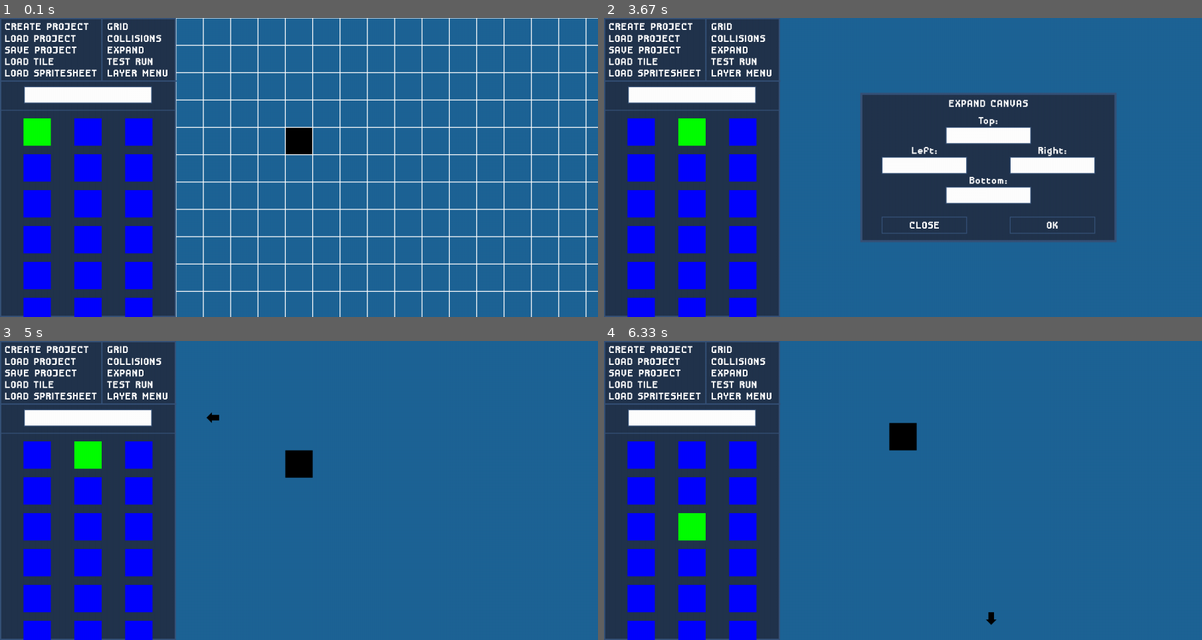
Above: before the commit, frames 1-4 (two rows, left to right).
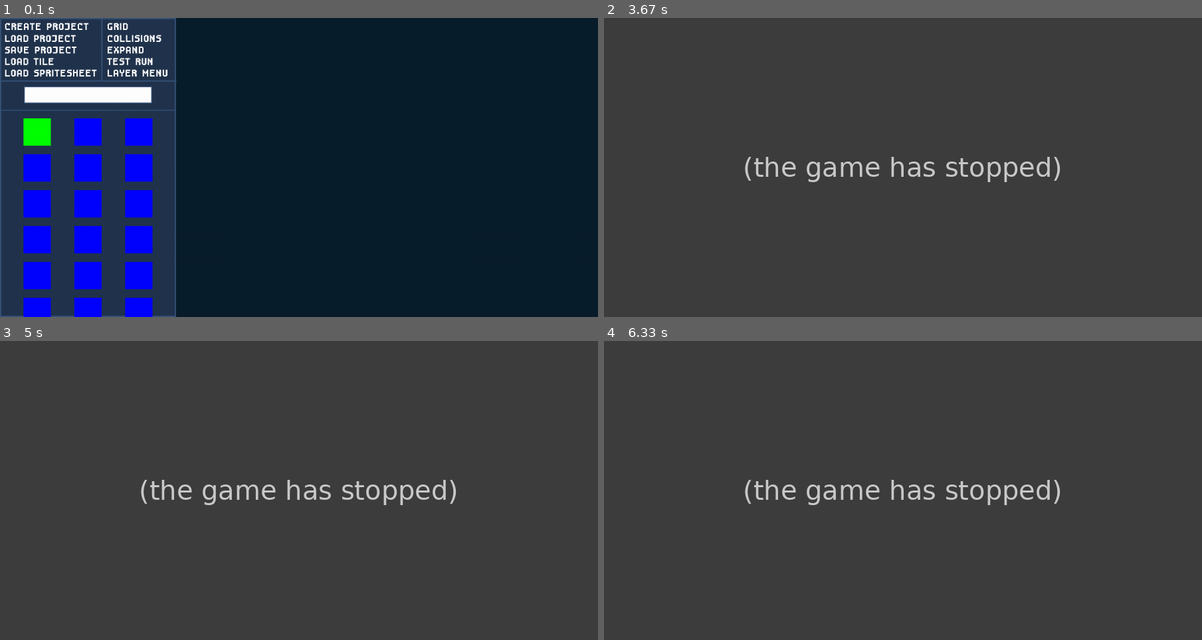
Above: after the commit, the same moments.

Repository: ImYourDope/PyGameLevelDesigner
Game: pygame game, started from main.py
Two runs of this game, one before a commit and one after it. Both use one fixed random seed, a clock stepped at 60 frames per second and the inputs below.
Inputs (mouse positions are in pixels of both pictures, inside the frame that each line leads up to):
- Up to frame 1 (0.1 s): no input
- Up to frame 2 (3.67 s): press the mouse at (681, 137) at 0.37 s; move the mouse to (741, 188) at 0.47 s; release the mouse at (801, 239) at 0.6 s; click (992, 38) at 0.72 s; click (992, 296) at 1.05 s; press the mouse at (747, 71) at 1.37 s; move the mouse to (908, 107) at 1.47 s; release the mouse at (1070, 140) at 1.6 s; click (1178, 167) at 1.72 s; click "GRID" at 2.05 s; click "EXPAND" at 2.38 s; press the mouse at (986, 134) at 2.7 s; move the mouse to (1034, 170) at 2.8 s; release the mouse at (1076, 206) at 2.93 s; click (1034, 167) at 3.05 s; press the mouse at (1052, 224) at 3.37 s; move the mouse to (920, 188) at 3.47 s; release the mouse at (783, 152) at 3.6 s
- Up to frame 3 (5 s): press the mouse at (322, 487) at 4.27 s; move the mouse to (257, 523) at 4.37 s; release the mouse at (197, 556) at 4.5 s; press the mouse at (293, 544) at 4.6 s; move the mouse to (203, 499) at 4.7 s; release the mouse at (107, 451) at 4.83 s; click (215, 418) at 4.95 s
- Up to frame 4 (6.33 s): press the mouse at (651, 349) at 5.27 s; move the mouse to (867, 400) at 5.37 s; release the mouse at (1088, 451) at 5.5 s; click (903, 538) at 5.62 s; press the mouse at (693, 535) at 5.93 s; move the mouse to (693, 547) at 6.03 s; release the mouse at (693, 559) at 6.17 s; press the mouse at (992, 619) at 6.27 s

The runs differ from the first frame. In frame 1, 71% of the frame differs, in the area x 29-100%, y 0-100%; in frame 2, 100%; in frame 3, 100%, in the area x 0-100%, y 0-100%; in frame 4, 100%.
Error after the commit: AttributeError: 'NoneType' object has no attribute 'expand' (__init__.py line 19); the game stopped at 3.37 s (later frames are placeholders)

Commit message:
Expanding grid

Diff:
--- a/DOM/LayoutManager.py
+++ b/DOM/LayoutManager.py
@@ -6,6 +6,7 @@
 
     def push(self, layout):
         if self.last() is not None:
+            print(self.last())
             self.last().disable()
         self.layouts.append(layout)
 
--- a/EventManager.py
+++ b/EventManager.py
@@ -42,4 +42,6 @@
         self.dom_elements[key]['callbacks'] = []
 
 
-eventManager = EventManager()
+event_manager = EventManager()
+event_manager.project_created = False
+event_manager.project_name = ''
--- a/Interface/Grid.py
+++ b/Interface/Grid.py
@@ -1,26 +1,23 @@
-from DOM.ElementInterface import ElementInterface
-from userinput import *
 from settings import *
 
-grid = pygame.Surface((canvas_width + 2, canvas_height + 2))
-grid.fill(grid_colorkey)
 
+class Grid:
+    def __init__(self, canvas):
+        self.canvas = canvas
+        self.grid = pygame.Surface((self.canvas.width + 2, self.canvas.height + 2))
+        self.grid.fill(grid_colorkey)
 
-class Grid(ElementInterface):
-    def __init__(self, properties):
-        pass
+    def draw(self):
+        for column in range(0, self.canvas.width_in_tiles + 1):
+            pygame.draw.line(self.grid, grid_color, (column * tile_size, 0), (column * tile_size, self.canvas.height),
+                             grid_thickness)
+        for row in range(0, self.canvas.height_in_tiles + 1):
+            pygame.draw.line(self.grid, grid_color, (0, row * tile_size), (self.canvas.width, row * tile_size),
+                             grid_thickness)
+        self.grid.set_colorkey(grid_colorkey)
+        self.canvas.screen.blit(self.grid, (self.canvas.pos[0] - 1, self.canvas.pos[1] - 1))
 
-    def draw(self, screen):
-        for column in range(0, canvas_width_in_tiles + 1):
-            pygame.draw.line(grid, grid_color, (column * tile_size, 0), (column * tile_size, canvas_height),
-                             grid_thickness)
-        for row in range(0, canvas_height_in_tiles + 1):
-            pygame.draw.line(grid, grid_color, (0, row * tile_size), (canvas_width, row * tile_size), grid_thickness)
-        grid.set_colorkey(grid_colorkey)
-        screen.blit(grid, (canvas_pos[0] - 1, canvas_pos[1] - 1))
-
-    def mouse_collision(self, pos):
-        return False
-
-    def toggle_grid(self, e):
-        eventManager.grid_on = not eventManager.grid_on
+    @staticmethod
+    def toggle_grid(_):
+        event_manager.grid_on = not event_manager.grid_on
+        print(event_manager.grid_on)
--- a/Interface/toggle.py
+++ b/Interface/toggle.py
@@ -1,6 +1,6 @@
 from .Button import Button
 
-from EventManager import eventManager
+from EventManager import event_manager
 
 
 class Toggle(Button):
--- a/canvas.py
+++ b/canvas.py
@@ -1,9 +1,5 @@
-from userinput import *
 from settings import *
 
-canvas = pygame.Surface((canvas_width, canvas_height))
-canvas.fill(canvas_default_color)
-pygame.draw.rect(canvas, 'black', (tile_size * 4, tile_size * 4, tile_size, tile_size))
 right_arrow_cursor = None
 left_arrow_cursor = None
 top_arrow_cursor = None
@@ -20,56 +16,92 @@
     bottom_arrow_cursor = pygame.transform.rotate(arrow_cursor, 90)
 
 
-def draw_canvas(screen):
-    screen.blit(canvas, (canvas_pos[0], canvas_pos[1]))
+class Canvas:
+    def __init__(self, screen, width_in_tiles, height_in_tiles):
+        self.screen = screen
+        self.pos = [left_margin, 0]
+        self.width_in_tiles = width_in_tiles
+        self.height_in_tiles = height_in_tiles
+        self.width = self.width_in_tiles * tile_size
+        self.height = self.height_in_tiles * tile_size
+        self.canvas = pygame.Surface((self.width, self.height))
+        self.canvas.fill(canvas_default_color)
 
+    def draw(self):
+        self.screen.blit(self.canvas, self.pos)
 
-def scroll_canvas(event):
-    if top_scrolling_rect.collidepoint(pygame.mouse.get_pos()) and \
-            canvas_pos[1] < editing_screen_rect.top + void_margin:
-        if event.type == pygame.MOUSEBUTTONDOWN:
-            if pygame.mouse.get_pressed()[0]:
-                canvas_pos[1] += tile_size
+    def scroll(self, event):
+        if top_scrolling_rect.collidepoint(pygame.mouse.get_pos()) and \
+                self.pos[1] < editing_screen_rect.top + void_margin:
+            if event.type == pygame.MOUSEBUTTONDOWN:
+                if pygame.mouse.get_pressed()[0]:
+                    self.pos[1] += tile_size
 
-    if bottom_scrolling_rect.collidepoint(pygame.mouse.get_pos()) and \
-            canvas_pos[1] + canvas_height + void_margin > editing_screen_rect.bottom:
-        if event.type == pygame.MOUSEBUTTONDOWN:
-            if pygame.mouse.get_pressed()[0]:
-                canvas_pos[1] -= tile_size
+        if bottom_scrolling_rect.collidepoint(pygame.mouse.get_pos()) and \
+                self.pos[1] + self.height + void_margin > editing_screen_rect.bottom:
+            if event.type == pygame.MOUSEBUTTONDOWN:
+                if pygame.mouse.get_pressed()[0]:
+                    self.pos[1] -= tile_size
 
-    if right_scrolling_rect.collidepoint(pygame.mouse.get_pos()) and \
-            canvas_pos[0] + canvas_width + void_margin > editing_screen_rect.right:
-        if event.type == pygame.MOUSEBUTTONDOWN:
-            if pygame.mouse.get_pressed()[0]:
-                canvas_pos[0] -= tile_size
+        if right_scrolling_rect.collidepoint(pygame.mouse.get_pos()) and \
+                self.pos[0] + self.width + void_margin > editing_screen_rect.right:
+            if event.type == pygame.MOUSEBUTTONDOWN:
+                if pygame.mouse.get_pressed()[0]:
+                    self.pos[0] -= tile_size
 
-    if left_scrolling_rect.collidepoint(pygame.mouse.get_pos()) and \
-            canvas_pos[0] < editing_screen_rect.left + void_margin:
-        if event.type == pygame.MOUSEBUTTONDOWN:
-            if pygame.mouse.get_pressed()[0]:
-                canvas_pos[0] += tile_size
+        if left_scrolling_rect.collidepoint(pygame.mouse.get_pos()) and \
+                self.pos[0] < editing_screen_rect.left + void_margin:
+            if event.type == pygame.MOUSEBUTTONDOWN:
+                if pygame.mouse.get_pressed()[0]:
+                    self.pos[0] += tile_size
 
+    def draw_scrolling_cursor(self):
+        if top_scrolling_rect.collidepoint(pygame.mouse.get_pos()) and \
+                self.pos[1] < editing_screen_rect.top + void_margin:
+            pygame.mouse.set_visible(False)
+            self.screen.blit(top_arrow_cursor, (pygame.mouse.get_pos()[0] - arrow_cursor_size / 2,
+                                                pygame.mouse.get_pos()[1] - arrow_cursor_size / 2))
+        elif bottom_scrolling_rect.collidepoint(pygame.mouse.get_pos()) and \
+                self.pos[1] + self.height + void_margin > editing_screen_rect.bottom:
+            pygame.mouse.set_visible(False)
+            self.screen.blit(bottom_arrow_cursor, (pygame.mouse.get_pos()[0] - arrow_cursor_size / 2,
+                                                   pygame.mouse.get_pos()[1] - arrow_cursor_size / 2))
+        elif left_scrolling_rect.collidepoint(pygame.mouse.get_pos()) and \
+                self.pos[0] < editing_screen_rect.left + void_margin:
+            pygame.mouse.set_visible(False)
+            self.screen.blit(left_arrow_cursor, (pygame.mouse.get_pos()[0] - arrow_cursor_size / 2,
+                                                 pygame.mouse.get_pos()[1] - arrow_cursor_size / 2))
+        elif right_scrolling_rect.collidepoint(pygame.mouse.get_pos()) and \
+                self.pos[0] + self.width + void_margin > editing_screen_rect.right:
+            pygame.mouse.set_visible(False)
+            self.screen.blit(right_arrow_cursor, (pygame.mouse.get_pos()[0] - arrow_cursor_size / 2,
+                                                  pygame.mouse.get_pos()[1] - arrow_cursor_size / 2))
+        else:
+            pygame.mouse.set_visible(True)
 
-def draw_scrolling_cursor(screen):
-    if top_scrolling_rect.collidepoint(pygame.mouse.get_pos()) and \
-            canvas_pos[1] < editing_screen_rect.top + void_margin:
-        pygame.mouse.set_visible(False)
-        screen.blit(top_arrow_cursor, (pygame.mouse.get_pos()[0] - arrow_cursor_size / 2,
-                                       pygame.mouse.get_pos()[1] - arrow_cursor_size / 2))
-    elif bottom_scrolling_rect.collidepoint(pygame.mouse.get_pos()) and \
-            canvas_pos[1] + canvas_height + void_margin > editing_screen_rect.bottom:
-        pygame.mouse.set_visible(False)
-        screen.blit(bottom_arrow_cursor, (pygame.mouse.get_pos()[0] - arrow_cursor_size / 2,
-                                          pygame.mouse.get_pos()[1] - arrow_cursor_size / 2))
-    elif left_scrolling_rect.collidepoint(pygame.mouse.get_pos()) and \
-            canvas_pos[0] < editing_screen_rect.left + void_margin:
-        pygame.mouse.set_visible(False)
-        screen.blit(left_arrow_cursor, (pygame.mouse.get_pos()[0] - arrow_cursor_size / 2,
-                                        pygame.mouse.get_pos()[1] - arrow_cursor_size / 2))
-    elif right_scrolling_rect.collidepoint(pygame.mouse.get_pos()) and \
-            canvas_pos[0] + canvas_width + void_margin > editing_screen_rect.right:
-        pygame.mouse.set_visible(False)
-        screen.blit(right_arrow_cursor, (pygame.mouse.get_pos()[0] - arrow_cursor_size / 2,
-                                         pygame.mouse.get_pos()[1] - arrow_cursor_size / 2))
-    else:
-        pygame.mouse.set_visible(True)
+    def expand(self, left_in_tiles, right_in_tiles, top_in_tiles, bottom_in_tiles):
+        left = left_in_tiles * tile_size
+        right = right_in_tiles * tile_size
+        top = top_in_tiles * tile_size
+        bottom = bottom_in_tiles * tile_size
+        self.height += top + bottom
+        self.width += left + right
+        canvas_new = pygame.Surface((self.width, self.height))
+        canvas_new.fill(canvas_default_color)
+        self.pos = [self.pos[0] - left, self.pos[1] - top]
+        if top < 0:
+            self.canvas = self.canvas.subsurface((0, -top, self.canvas.get_width(), self.canvas.get_height() + top))
+            top = 0
+        if bottom < 0:
+            self.canvas = self.canvas.subsurface((0, 0, self.canvas.get_width(), self.canvas.get_height() + bottom))
+        if left < 0:
+            self.canvas = self.canvas.subsurface((-left, 0, self.canvas.get_width() + left, self.canvas.get_height()))
+            left = 0
+        if right < 0:
+            self.canvas = self.canvas.subsurface((0, 0, self.canvas.get_width() + right, self.canvas.get_height()))
+        canvas_new.blit(self.canvas, (left, top))
+        self.canvas = canvas_new
+        self.height = self.canvas.get_height()
+        self.width = self.canvas.get_width()
+        self.height_in_tiles = self.height//tile_size
+        self.width_in_tiles = self.width//tile_size
--- a/layouts/expandcanvas/__init__.py
+++ b/layouts/expandcanvas/__init__.py
@@ -1,6 +1,24 @@
 from XMLparser import XMLParser
 from DOM import layout_manager
+from canvas import *
+from Interface import Grid
 
 xml = XMLParser('layouts/expandcanvas/expandcanvas.xml')  # popup xml file
 layout = xml.read_dom()
 layout.onclick('close-popup', lambda _: layout_manager.pop())
+
+
+def expand_wrapper(_):
+    button_ids = ('left-expand-input', 'right-expand-input', 'top-expand-input', 'bottom-expand-input')
+    sides = [None, None, None, None]
+    for i in range(len(button_ids)):
+        if layout.get_element_by_id(button_ids[i]).elem.text == '':
+            sides[i] = 0
+        else:
+            sides[i] = int(layout.get_element_by_id(button_ids[i]).elem.text)
+    event_manager.canvas.expand(sides[0], sides[1], sides[2], sides[3])
+    event_manager.grid = Grid(event_manager.canvas)
+    layout_manager.pop()
+
+
+layout.onclick('ok-expand', expand_wrapper)
--- a/layouts/projectcreate/__init__.py
+++ b/layouts/projectcreate/__init__.py
@@ -1,6 +1,26 @@
 from XMLparser import XMLParser
 from DOM import layout_manager
+from EventManager import event_manager
+from canvas import Canvas
+from Interface import Grid
+
 
 xml = XMLParser('layouts/projectcreate/projectcreate.xml')  # popup xml file
 layout = xml.read_dom()
 layout.onclick('close-popup', lambda _: layout_manager.pop())
+
+
+def create_project(_):
+    if layout.get_element_by_id('input-project-name').elem.text != '' and \
+            int(layout.get_element_by_id('input-canvas-width').elem.text) > 0 and \
+            int(layout.get_element_by_id('input-canvas-height').elem.text) > 0:
+        event_manager.canvas = Canvas(event_manager.screen,
+                                      int(layout.get_element_by_id('input-canvas-width').elem.text),
+                                      int(layout.get_element_by_id('input-canvas-height').elem.text))
+        event_manager.grid = Grid(event_manager.canvas)
+        event_manager.project_name = layout.get_element_by_id('input-project-name').elem.text
+        event_manager.project_created = True
+        layout_manager.pop()
+
+
+layout.onclick('ok-create-project', create_project)
--- a/layouts/spritesheetloader/__init__.py
+++ b/layouts/spritesheetloader/__init__.py
@@ -1,27 +1,27 @@
 from XMLparser import XMLParser
 from DOM import layout_manager
-from EventManager import eventManager
+from EventManager import event_manager
 
 xml = XMLParser('layouts/spritesheetloader/spritesheetloader.xml')  # popup xml file
 layout = xml.read_dom()
 layout.onclick('close-popup', lambda _: layout_manager.pop())
 
-eventManager.current_spritesheet_number = 0
-eventManager.done = False
+event_manager.current_spritesheet_number = 0
+event_manager.done = False
 
 def next_tile(_):
-    n = eventManager.current_spritesheet_number
+    n = event_manager.current_spritesheet_number
 
-    if eventManager.done:
+    if event_manager.done:
         return
 
-    if n + 1 >= len(eventManager.spritesheets):
+    if n + 1 >= len(event_manager.spritesheets):
         layout.get_element_by_id('next-tile').elem.set_text('DONE')
         layout.get_element_by_id('next-tile').onclick(lambda _: layout_manager.pop())
-        eventManager.done = True
+        event_manager.done = True
     else:
-        layout.get_element_by_id('current-loading-tile').elem.update_image(eventManager.spritesheets[n + 1])
-        eventManager.current_spritesheet_number = n + 1
+        layout.get_element_by_id('current-loading-tile').elem.update_image(event_manager.spritesheets[n + 1])
+        event_manager.current_spritesheet_number = n + 1
 
 
 layout.onclick('next-tile', next_tile)
--- a/main.py
+++ b/main.py
@@ -1,11 +1,11 @@
 from userinterface import *
 from canvas import *
-from EventManager import eventManager
-from Interface import Grid
+from EventManager import event_manager
 from XMLparser import XMLParser
 from DOM import layout_manager
 from spritesheetloader import load_spritesheet
 from sys import exit
+from Interface import Grid
 import pygame
 
 # WARNING: layouts module imports dynamically. Don't change this part of code if you don't understand what it does
@@ -24,19 +24,20 @@
 pygame.display.set_caption('PyGame Level Designer')
 clock = pygame.time.Clock()
 
+event_manager.screen = screen
+
 root = xml.read_dom()
 root.id = 'root'
-grid = Grid({})
 
 spritesheets_blocks = load_spritesheet('TX_Tileset_Grass.png')
 spritesheets = []
 for spritesheet_block in spritesheets_blocks:
     spritesheets.extend(spritesheet_block)
 
-eventManager.spritesheets = spritesheets
+event_manager.spritesheets = spritesheets
 spritesheetloader.get_element_by_id('current-loading-tile').elem.update_image(spritesheets[0])
 
-root.onclick('toggle-grid', grid.toggle_grid)
+root.onclick('toggle-grid', Grid.toggle_grid)
 root.onclick('create-project-button', lambda _: layout_manager.push(projectcreate))
 root.onclick('expand-canvas-button', lambda _: layout_manager.push(expandcanvas))
 # popup.getElementByID('current-loading-tile').elem.update_image(tmp)
@@ -50,20 +51,22 @@
 while True:
     # DRAW SECTION
     draw_ui_background(screen)
-    draw_canvas(screen)
-    if eventManager.grid_on:
-        grid.draw(screen)
+    if event_manager.project_created:
+        event_manager.canvas.draw()
+        if event_manager.grid_on:
+            event_manager.grid.draw()
     draw_ui(screen)
 
     layout_manager.draw(screen)
 
-    if eventManager.main_screen_on and layout_manager.last().id == "root":
-        draw_scrolling_cursor(screen)
+    if event_manager.main_screen_on and layout_manager.last().id == "root" and event_manager.project_created:
+        event_manager.canvas.draw_scrolling_cursor()
 
     # EVENT SECTION
     for event in pygame.event.get():
-        if eventManager.main_screen_on and layout_manager.last().id == "root":
-            scroll_canvas(event)
+        if event_manager.main_screen_on and layout_manager.last().id == "root" \
+                and event_manager.project_created:
+            event_manager.canvas.scroll(event)
         if event.type in (pygame.KEYDOWN, pygame.MOUSEMOTION, pygame.MOUSEWHEEL):
             layout_manager.process_event(event)
         if event.type == pygame.MOUSEBUTTONDOWN:
--- a/settings.py
+++ b/settings.py
@@ -1,13 +1,13 @@
 import pygame
 
-from EventManager import eventManager
+from EventManager import event_manager
 # MAIN SETTINGS
 FPS = 60
 
 # DEFAULT STATES
-eventManager.grid_on = True
-eventManager.main_screen_on = True
-eventManager.popup_screen_on = False
+event_manager.grid_on = True
+event_manager.main_screen_on = True
+event_manager.popup_screen_on = False
 
 # FONT SETTINGS
 pygame.font.init()
@@ -21,6 +21,8 @@
 default_sprite_starting_color = (255, 0, 255)
 default_sprite_ending_color = (0, 255, 255)
 spritesheet_colorkey_color = (255, 255, 255)
+
+tile_size = 64
 
 # MAIN SCREEN SETTINGS
 screen_width = 1400
@@ -39,7 +41,6 @@
 
 # CANVAS SETTINGS
 canvas_default_color = (30, 100, 150)
-canvas_pos = [left_margin, top_margin]
 arrow_cursor_size = 30
 
 # EDITING SCREEN SETTINGS
--- a/userinput.py
+++ /dev/null
@@ -1,5 +0,0 @@
-tile_size = 64
-canvas_width_in_tiles = 30
-canvas_height_in_tiles = 20
-canvas_width = canvas_width_in_tiles * tile_size
-canvas_height = canvas_height_in_tiles * tile_size
